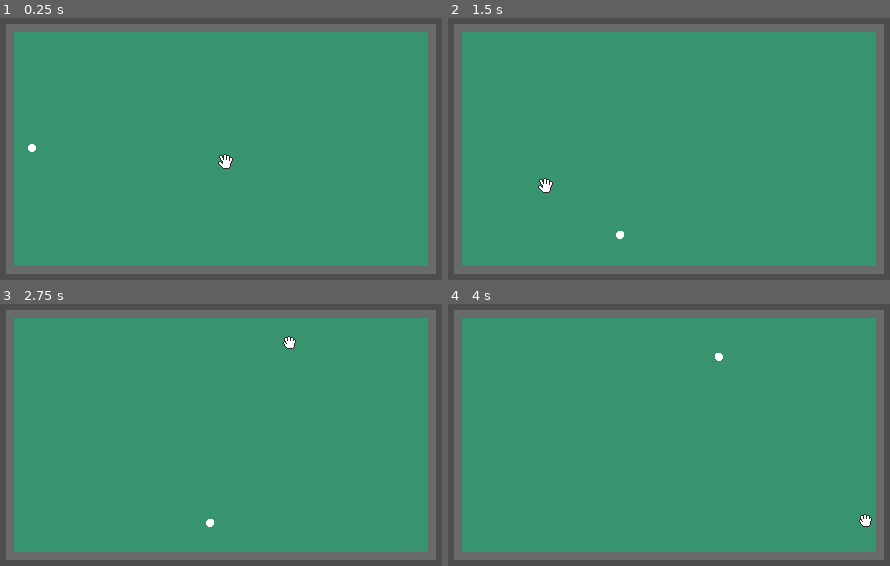
Above: before the commit, frames 1-4 (two rows, left to right).
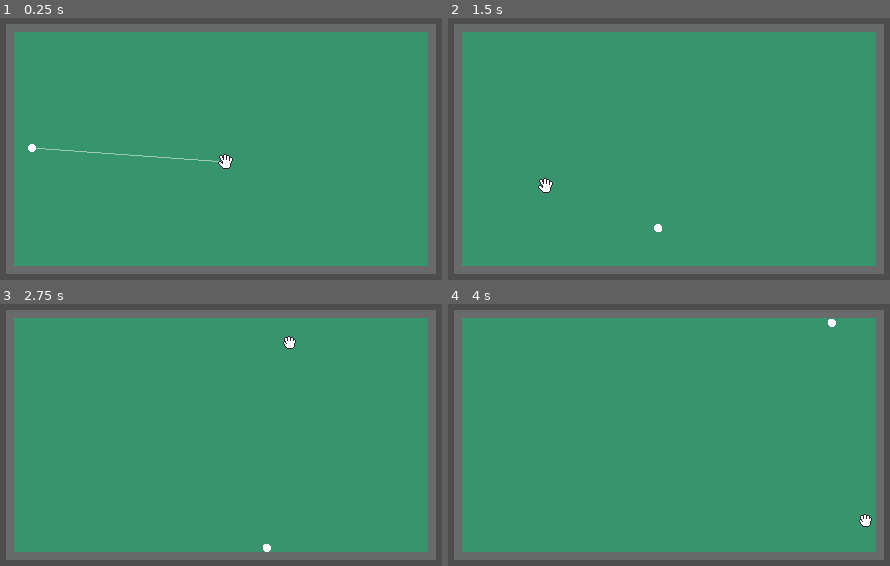
Above: after the commit, the same moments.

Repository: lognasmeow/hole-in-one
Game: Godot game, scene res://Maps/testArea.tscn
The game is run twice, just before and just after one commit, with the same random seed, the same clock (stepped at 60 frames per second) and the same inputs.
Inputs (mouse positions are in pixels of both pictures, inside the frame that each line leads up to):
- Up to frame 1 (0.25 s): no input
- Up to frame 2 (1.5 s): tap Enter at 0.5 s; move the mouse to (814, 138) at 0.52 s; press the mouse at (814, 138) at 0.53 s; tap Space at 1.25 s; move the mouse to (545, 185) at 1.27 s; release the mouse at (545, 185) at 1.28 s; click (545, 185) at 1.35 s
- Up to frame 3 (2.75 s): move the mouse to (291, 343) at 2.02 s; press the mouse at (291, 343) at 2.03 s
- Up to frame 4 (4 s): tap Enter at 2.75 s; move the mouse to (642, 545) at 2.77 s; release the mouse at (642, 545) at 2.78 s; click (642, 545) at 2.85 s; tap Space at 3.5 s; move the mouse to (867, 518) at 3.52 s; press the mouse at (867, 518) at 3.53 s

The runs differ from the first frame. In frame 1, 0.2% of the frame differs, in the area x 8-51%, y 49-55%; in frame 2, less than 0.1%; in frame 3, less than 0.1%; in frame 4, less than 0.1%.

Commit message:
Line UI for hitting ball

Diff:
--- /dev/null
+++ b/hole-in-one/Assets/Objects/ConnectingLine/connecting_line.tscn
@@ -0,0 +1,7 @@
+[gd_scene format=3 uid="uid://cmjn5xoel7xc4"]
+
+[node name="connectingLine" type="Line2D"]
+z_index = 997
+points = PackedVector2Array(0, 0, 0, 0)
+width = 1.0
+default_color = Color(1, 1, 1, 0.49411765)
--- a/hole-in-one/Assets/Objects/Golf Ball/golf_ball.gd
+++ b/hole-in-one/Assets/Objects/Golf Ball/golf_ball.gd
@@ -1,7 +1,13 @@
 extends CharacterBody2D
 
-@export var friction: float = 200.0
+@export var friction: float = 600.0
 var moving: bool = false
+
+signal stopped(ballPosition: Vector2)
+signal ballHit
+
+func _ready():
+	stopped.emit(position)
 
 func _physics_process(delta):
 	if moving:
@@ -19,8 +25,11 @@
 	if velocity.length() < 1.0:
 		velocity = Vector2.ZERO
 		moving = false
+		stopped.emit(position)
+		print("current position", position)
 
 
 func _on_cursor_mouse_released():
-	velocity = Vector2(800, 800) # pixels/second
+	velocity = Vector2(1000, 1000) # pixels/second
+	ballHit.emit()
 	moving = true
--- /dev/null
+++ b/hole-in-one/Maps/Map.gd
@@ -0,0 +1,20 @@
+extends Node2D
+
+@onready var connectingLine: Line2D = $connectingLine
+@onready var cursor: Sprite2D = $cursor
+@onready var ball: CharacterBody2D = $GolfBall
+
+func _ready():
+	connectingLine.set_point_position(1, ball.position)
+
+func _process(delta):
+	connectingLine.set_point_position(0, cursor.position)
+
+func _on_golf_ball_stopped(ballPosition):
+	if connectingLine:
+		connectingLine.visible = true
+		connectingLine.set_point_position(1, ballPosition)
+
+
+func _on_golf_ball_ball_hit():
+	connectingLine.visible = false
--- a/hole-in-one/Maps/testArea.tscn
+++ b/hole-in-one/Maps/testArea.tscn
@@ -1,11 +1,14 @@
-[gd_scene load_steps=5 format=3 uid="uid://bx3e86dxgjgnr"]
+[gd_scene load_steps=7 format=3 uid="uid://bx3e86dxgjgnr"]
 
+[ext_resource type="Script" uid="uid://bs3fw4pos5r2r" path="res://Maps/Map.gd" id="1_hm4es"]
 [ext_resource type="PackedScene" uid="uid://b46m2qm6m650y" path="res://Assets/Objects/Golf Ball/golfBall.tscn" id="1_iocvu"]
 [ext_resource type="PackedScene" uid="uid://duijsmpstus0j" path="res://Assets/Objects/Course Components/Wall/wall.tscn" id="2_rvhc4"]
 [ext_resource type="PackedScene" uid="uid://ctah0p7iam071" path="res://Assets/Objects/Course Components/Ground/ground.tscn" id="3_rvhc4"]
 [ext_resource type="PackedScene" uid="uid://bf0b773fngwss" path="res://Assets/Objects/Cursor/cursor.tscn" id="5_f2qf4"]
+[ext_resource type="PackedScene" uid="uid://cmjn5xoel7xc4" path="res://Assets/Objects/ConnectingLine/connecting_line.tscn" id="6_5ok2k"]
 
 [node name="TestArea" type="Node2D"]
+script = ExtResource("1_hm4es")
 
 [node name="GolfBall" parent="." instance=ExtResource("1_iocvu")]
 position = Vector2(126, 226)
@@ -39,5 +42,10 @@
 scale = Vector2(26.749998, 15.015624)
 
 [node name="cursor" parent="." instance=ExtResource("5_f2qf4")]
+position = Vector2(168, 231)
 
+[node name="connectingLine" parent="." instance=ExtResource("6_5ok2k")]
+
+[connection signal="ballHit" from="GolfBall" to="." method="_on_golf_ball_ball_hit"]
+[connection signal="stopped" from="GolfBall" to="." method="_on_golf_ball_stopped"]
 [connection signal="mouseReleased" from="cursor" to="GolfBall" method="_on_cursor_mouse_released"]
Not shown, added: hole-in-one/Maps/Map.gd.uid
